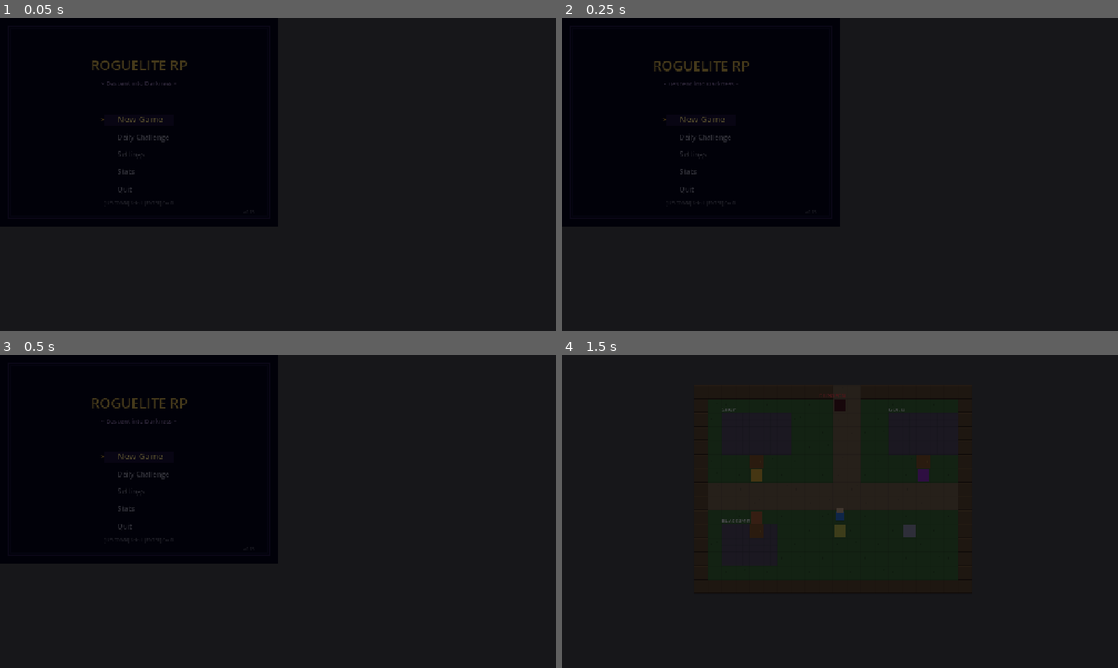
Above: before the commit, frames 1-4 (two rows, left to right).
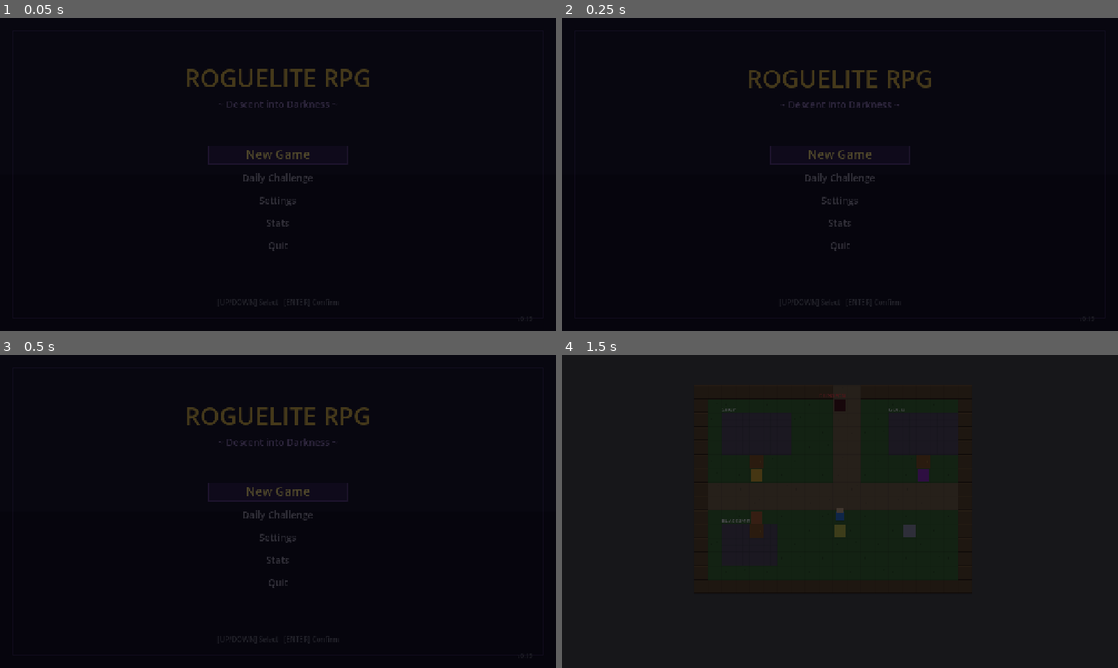
Above: after the commit, the same moments.

Repository: Uncanny177/GDscript-Dev---Prog.1
Game: Godot game, scene res://scenes/ui/title_screen.tscn
Two runs of this game, one before a commit and one after it. Both use one fixed random seed, a clock stepped at 60 frames per second and the inputs below.
Inputs:
- Up to frame 1 (0.05 s): no input
- Up to frame 2 (0.25 s): no input
- Up to frame 3 (0.5 s): no input
- Up to frame 4 (1.5 s): tap Enter (ui_accept) at 0.5, 0.77 s; hold D (move_right) 0.53-1.28 s; tap E (interact) at 0.6 s; hold S (move_down) from 1.28 s (still down); tap 1 at 1.35 s

The runs differ from the first frame. In frame 1, 1.7% of the frame differs, in the area x 16-67%, y 13-75%; in frame 2, 1.6%; in frame 3, 1.6%; in frame 4, nothing differs.

Commit message:
fix: Title screen fills viewport + better brightness + fullscreen note
Title screen (the real 'too dark/cramped' cause):
- Was hardcoded to 640x480 canvas — everything crammed in top-left of
  the 1280x720 viewport. Now uses get_viewport_rect().size to fill screen.
- Background lightened from near-black (0.02,0.02,0.08) to readable
  deep indigo (0.08,0.07,0.13).
- Title text 32px -> 56px, menu items 16/20 -> 22/28px, centered properly,
  wider selection highlight with border.

Brightness overlay:
- Now uses blend modes: MIX (black film) for darkening, ADD (adds light)
  for brightening — looks natural instead of a gray/white fog.
- Darken caps at 0.6 alpha, brighten is subtle additive.

Fullscreen:
- ROOT CAUSE IDENTIFIED: 'Embedded window only supports windowed mode'.
  Game runs embedded in the Godot editor which CANNOT go fullscreen.
  Code works (output confirmed WINDOW_MODE_FULLSCREEN applied).
  Fix is editor-side: Editor Settings > Run > Game Embed Mode = Disabled,
  or pop the game out to its own window. F11 toggle works once un-embedded.

Diff:
--- a/project.godot
+++ b/project.godot
@@ -56,10 +56,10 @@
 
 window/size/viewport_width=1280
 window/size/viewport_height=720
+window/size/window_width_override=1280
+window/size/window_height_override=720
 window/stretch/mode="canvas_items"
 window/stretch/aspect="expand"
-window/size/window_width_override=1280
-window/size/window_height_override=720
 
 [dotnet]
 
--- a/scenes/ui/title_screen.gd
+++ b/scenes/ui/title_screen.gd
@@ -42,52 +42,55 @@
 
 
 func _draw() -> void:
-	var screen_w: float = 640.0
-	var screen_h: float = 480.0
+	# Use the ACTUAL viewport size so everything fills the screen properly
+	var vp: Vector2 = get_viewport_rect().size
+	var screen_w: float = vp.x
+	var screen_h: float = vp.y
+	var cx: float = screen_w / 2.0  # Horizontal center
 
-	# Background gradient (dark blue to black)
-	draw_rect(Rect2(0, 0, screen_w, screen_h), Color(0.02, 0.02, 0.08), true)
+	# Background — dark but not pitch black (deep indigo, readable)
+	draw_rect(Rect2(0, 0, screen_w, screen_h), Color(0.08, 0.07, 0.13), true)
+	# Subtle vignette-ish inner tone
+	draw_rect(Rect2(0, 0, screen_w, screen_h * 0.5), Color(0.11, 0.09, 0.17), true)
 
 	# Decorative border
-	var border_color := Color(0.3, 0.2, 0.5, 0.4)
-	draw_rect(Rect2(20, 20, screen_w - 40, screen_h - 40), border_color, false, 2.0)
-	draw_rect(Rect2(24, 24, screen_w - 48, screen_h - 48), Color(0.2, 0.15, 0.35, 0.3), false, 1.0)
+	var border_color := Color(0.4, 0.28, 0.6, 0.5)
+	draw_rect(Rect2(30, 30, screen_w - 60, screen_h - 60), border_color, false, 2.0)
 
 	# Title
 	var font: Font = ThemeDB.fallback_font
-	var title_y: float = 120.0 + sin(title_pulse) * 3.0  # Gentle bob
+	var title_y: float = screen_h * 0.22 + sin(title_pulse) * 3.0  # Gentle bob
 	var title_color := Color(0.9, 0.75, 0.3)  # Gold
-	draw_string(font, Vector2(screen_w / 2.0 - 120, title_y), "ROGUELITE RPG", HORIZONTAL_ALIGNMENT_CENTER, 240, 32, title_color)
+	draw_string(font, Vector2(0, title_y), "ROGUELITE RPG", HORIZONTAL_ALIGNMENT_CENTER, screen_w, 56, title_color)
 
 	# Subtitle
-	draw_string(font, Vector2(screen_w / 2.0 - 100, title_y + 35), "~ Descent into Darkness ~", HORIZONTAL_ALIGNMENT_CENTER, 200, 14, Color(0.6, 0.5, 0.7))
+	draw_string(font, Vector2(0, title_y + 48), "~ Descent into Darkness ~", HORIZONTAL_ALIGNMENT_CENTER, screen_w, 22, Color(0.6, 0.5, 0.75))
 
-	# Menu items
-	var menu_start_y: float = 240.0
-	var spacing: float = 40.0
+	# Menu items — centered, generously spaced
+	var menu_start_y: float = screen_h * 0.45
+	var spacing: float = 52.0
 
 	for i in range(menu_items.size()):
 		var item: String = menu_items[i]
 		var y_pos: float = menu_start_y + i * spacing
 		var is_selected: bool = i == selected_index
 
-		var text_color: Color = Color(1.0, 0.9, 0.5) if is_selected else Color(0.6, 0.6, 0.65)
-		var font_size: int = 20 if is_selected else 16
+		var text_color: Color = Color(1.0, 0.9, 0.5) if is_selected else Color(0.65, 0.63, 0.7)
+		var font_size: int = 28 if is_selected else 22
 
 		# Selection indicator
 		if is_selected:
 			# Highlight bar behind selected item
-			draw_rect(Rect2(screen_w / 2.0 - 80, y_pos - 18, 160, 26), Color(0.3, 0.2, 0.5, 0.3), true)
-			# Arrow
-			draw_string(font, Vector2(screen_w / 2.0 - 90, y_pos), ">", HORIZONTAL_ALIGNMENT_LEFT, -1, 18, Color(0.9, 0.7, 0.2))
+			draw_rect(Rect2(cx - 160, y_pos - 30, 320, 42), Color(0.35, 0.22, 0.55, 0.35), true)
+			draw_rect(Rect2(cx - 160, y_pos - 30, 320, 42), Color(0.6, 0.4, 0.8, 0.5), false, 1.0)
 
-		draw_string(font, Vector2(screen_w / 2.0 - 50, y_pos), item, HORIZONTAL_ALIGNMENT_LEFT, 120, font_size, text_color)
+		draw_string(font, Vector2(0, y_pos), item, HORIZONTAL_ALIGNMENT_CENTER, screen_w, font_size, text_color)
 
 	# Footer
-	draw_string(font, Vector2(screen_w / 2.0 - 80, screen_h - 50), "[UP/DOWN] Select  [ENTER] Confirm", HORIZONTAL_ALIGNMENT_CENTER, 160, 10, Color(0.4, 0.4, 0.45))
+	draw_string(font, Vector2(0, screen_h - 60), "[UP/DOWN] Select   [ENTER] Confirm", HORIZONTAL_ALIGNMENT_CENTER, screen_w, 16, Color(0.45, 0.45, 0.5))
 
 	# Version
-	draw_string(font, Vector2(screen_w - 80, screen_h - 30), "v0.15", HORIZONTAL_ALIGNMENT_LEFT, -1, 10, Color(0.3, 0.3, 0.35))
+	draw_string(font, Vector2(screen_w - 90, screen_h - 24), "v0.15", HORIZONTAL_ALIGNMENT_LEFT, -1, 14, Color(0.35, 0.35, 0.4))
 
 
 func _unhandled_input(event: InputEvent) -> void:
--- a/scripts/ui/brightness_overlay.gd
+++ b/scripts/ui/brightness_overlay.gd
@@ -29,6 +29,13 @@
 	overlay.anchor_bottom = 1.0
 	overlay.mouse_filter = Control.MOUSE_FILTER_IGNORE  # Never blocks clicks
 	overlay.color = Color(0, 0, 0, 0)  # Start transparent
+
+	# Use additive/multiply blend so brightness looks natural, not foggy.
+	# A CanvasItemMaterial with ADD blend brightens without washing to gray.
+	var mat := CanvasItemMaterial.new()
+	mat.blend_mode = CanvasItemMaterial.BLEND_MODE_MIX
+	overlay.material = mat
+
 	add_child(overlay)
 
 
@@ -56,13 +63,19 @@
 	if not overlay:
 		return
 
+	var mat := overlay.material as CanvasItemMaterial
+
 	if brightness == 100:
-		overlay.color = Color(0, 0, 0, 0)  # Fully transparent
+		overlay.color = Color(0, 0, 0, 0)  # Neutral — no effect
 	elif brightness < 100:
-		# Darken: black overlay, alpha scales with how far below 100
-		var darkness: float = float(100 - brightness) / 100.0  # 0.0 .. 0.5
-		overlay.color = Color(0, 0, 0, darkness)
+		# Darken with a normal black film (MIX blend)
+		if mat:
+			mat.blend_mode = CanvasItemMaterial.BLEND_MODE_MIX
+		var darkness: float = float(100 - brightness) / 50.0 * 0.6  # up to 0.6 alpha
+		overlay.color = Color(0, 0, 0, clampf(darkness, 0.0, 0.6))
 	else:
-		# Brighten: white overlay, alpha scales with how far above 100
-		var lightness: float = float(brightness - 100) / 100.0  # 0.0 .. 0.5
-		overlay.color = Color(1, 1, 1, lightness)
+		# Brighten with ADDITIVE blend — adds light instead of a gray film
+		if mat:
+			mat.blend_mode = CanvasItemMaterial.BLEND_MODE_ADD
+		var lightness: float = float(brightness - 100) / 50.0 * 0.25  # subtle add
+		overlay.color = Color(0.5, 0.5, 0.5, clampf(lightness, 0.0, 0.25))
Not shown, added: scripts/ui/brightness_overlay.gd.uid
